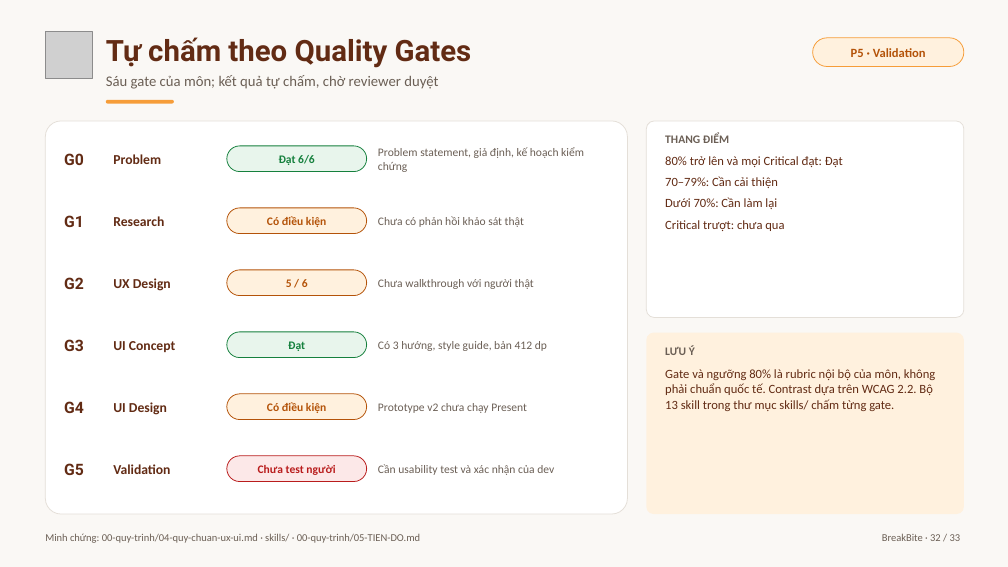
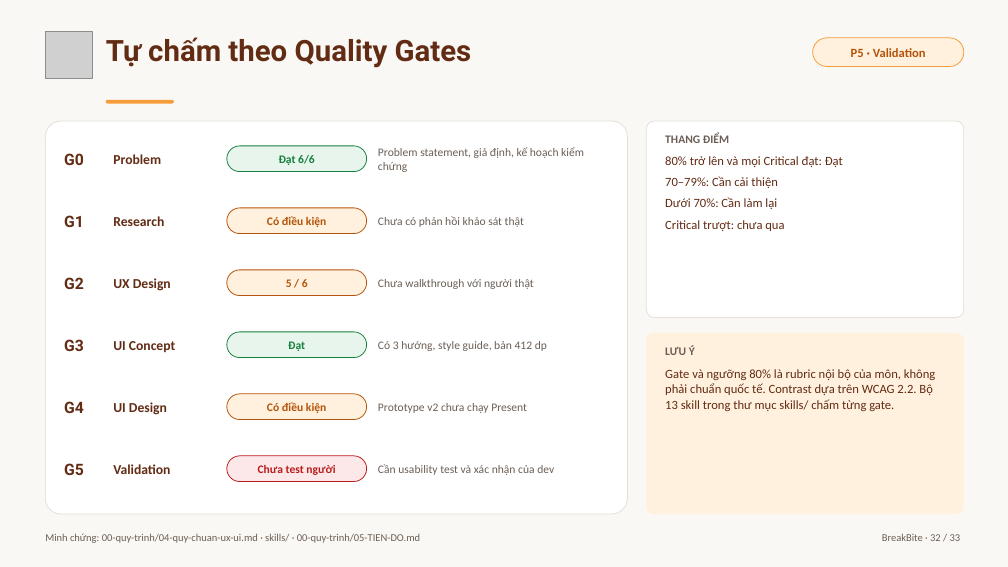
Before and after one commit to baonv0817/PRM323-Lab2-Group2, a slide deck: slide 32 of 07-trinh-bay/BreakBite_Lab2_Presentation.pptx. Drawn at 1008x567 pixels with LibreOffice and Linux fonts; fonts in the diff are those of the drawing; grey boxes stand for pictures. Boxes give left, top, right and bottom in pixels: in the first picture for what was removed or moved away, otherwise in the second. Text is boxed around its words. In the diff, an @@ line names an element or a change of style, - is before the commit and + after.

```diff
--- a/07-trinh-bay/BreakBite_Lab2_Presentation.pptx
+++ b/07-trinh-bay/BreakBite_Lab2_Presentation.pptx
@@ text removed at box(106, 75, 438, 89) @@
-Sáu gate của môn; kết quả tự chấm, chờ reviewer duyệt
```
Also in this commit, not shown: 5 other slides changed, 1 slide removed, 1 other file.
